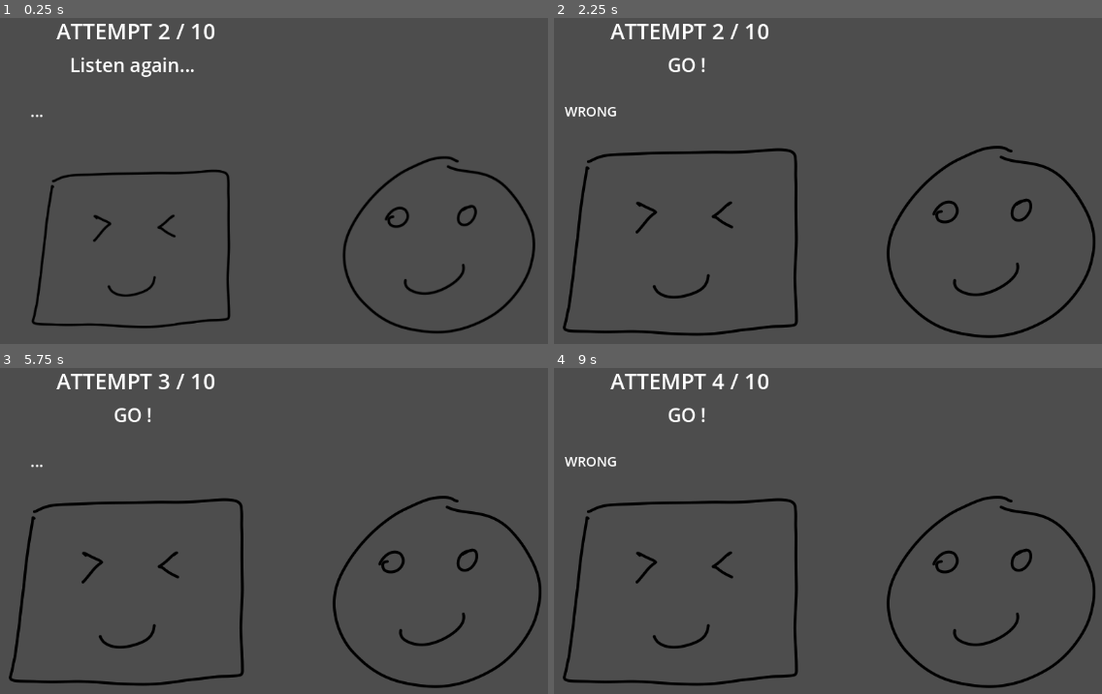
Above: before the commit, frames 1-4 (two rows, left to right).
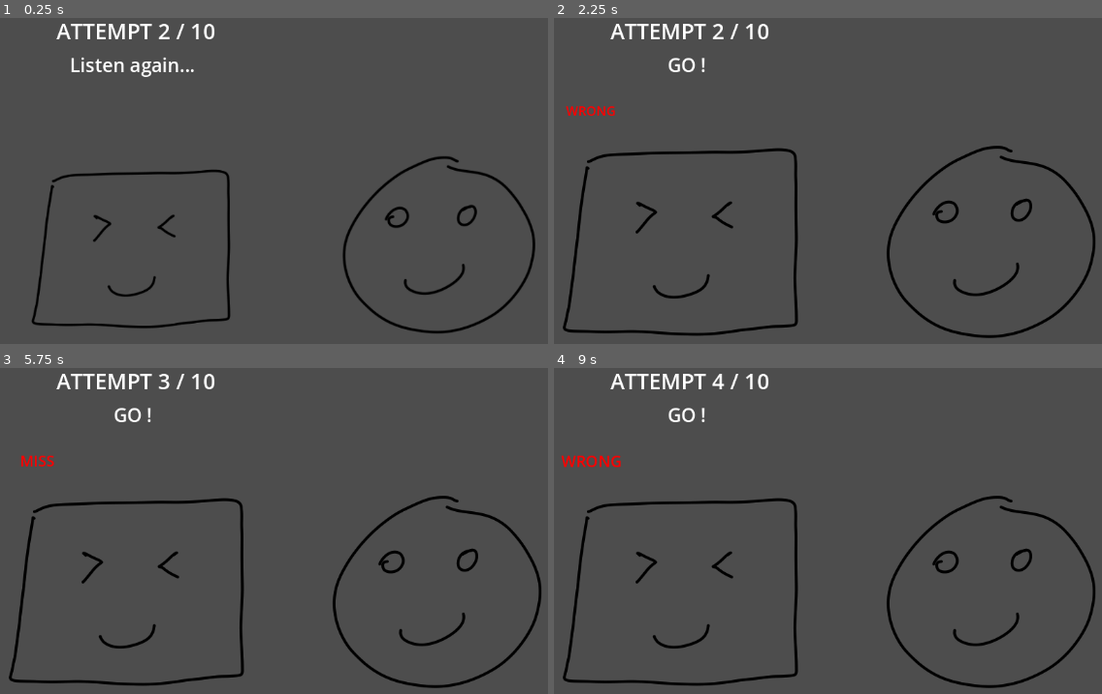
Above: after the commit, the same moments.

Repository: edralzar/gwj-86
Game: Godot game, scene res://scene_1.tscn
The game is run twice, just before and just after one commit, with the same random seed, the same clock (stepped at 60 frames per second) and the same inputs. Sound files missing from this copy of the repository are replaced by a short silence.
Inputs:
- Up to frame 1 (0.25 s): no input
- Up to frame 2 (2.25 s): tap A (Note1) at 0.6 s; tap D (Note2) at 1.35 s; tap Enter at 2 s; tap W (Note3) at 2.1 s
- Up to frame 3 (5.75 s): tap one key every 0.75 s from 2.85 s: S (Note4) A (Note1) D (Note2) W (Note3)
- Up to frame 4 (9 s): tap one key every 0.75 s from 5.85 s: S (Note4) A (Note1) D (Note2) W (Note3) S (Note4)

The runs differ from the first frame. In frame 1, less than 0.1% of the frame differs, in the area x 5-8%, y 29-31%; in frame 2, 0.2%; in frame 3, 0.1%; in frame 4, 0.3%, in the area x 1-13%, y 26-31%.

Commit message:
Judge with 1 beat delay, evaluate from Dict

Diff:
--- a/node_2d.gd
+++ b/node_2d.gd
@@ -18,8 +18,7 @@
 var attempt: int = 0
 var playerTurn: bool = false
 var stop := false
-var lastBeatPlayed: String = ""
-var lastNotePlayed: String = ""
+var beatsPlayed: Dictionary = {}
 
 func _ready() -> void:
 	var beatMs := r.beat_length
@@ -54,6 +53,8 @@
 				oTween.tween_property($Other/Sprite2D, "scale", Vector2(0.9 , 0.9), beatMs * 0.75)
 				oTween.tween_property($Other/Sprite2D, "scale", Vector2(1.0, 1.0), beatMs * 0.25)
 		print("beat %s in attempt %s [total beats %s]" % [beat, attempt, count])
+		if (beat > notes.size()):
+			_judge(beat - 1)
 	)
 	r.beats(1).connect(func(count):
 		var beat = count % beatsPerAttempt
@@ -61,7 +62,9 @@
 		progress.text = "ATTEMPT %d / %d" % [attempt+1, max_attempts]
 		if (not playerTurn):
 			$ListeningListener2D.make_current()
-			judge.text = "..."
+			judge.text = ""
+			judge.label_settings.font_color = Color.WHITE
+			judge.label_settings.outline_color = Color.WHITE
 			guide.text = "Listen..." if (attempt == 0) else "Listen again..."
 			synth.play_note(notes[beat], 4)
 		else:
@@ -85,25 +88,28 @@
 	if (not note):
 		return
 	var beat =  r.current_beat % beatsPerAttempt
-	if (beat < notes.size()):
-		return
 	var curBeat = str(attempt, "-", beat)
-	lastBeatPlayed = curBeat
 	print("Played %s at beat %s" % [note, curBeat])
-	lastNotePlayed = note
+	beatsPlayed[curBeat] = note
 	synth.play_note(note, 3)
-	_judge(beat)
-	#TODO send the note to the judgeddaddadaadad
 
 func _judge(beat: int):
-	if not playerTurn: return
 	var curBeat = str(attempt, "-", beat)
 	print("Judging %s" % curBeat)
-	if (lastBeatPlayed == curBeat and lastNotePlayed == responses[beat - notes.size()]):
+	var beatMs := r.beat_length
+	jTween = get_tree().create_tween()
+	jTween.tween_property(judge.label_settings, "font_size", 18, beatMs / 4)
+	jTween.tween_property(judge.label_settings, "font_size", 24, beatMs /4)
+	var played = beatsPlayed.get(curBeat)
+	if not played:
+		judge.text = "MISS"
+		judge.label_settings.font_color = Color.RED
+		judge.label_settings.outline_color = Color.DARK_RED
+	elif played == responses[beat - notes.size()]:
 		judge.text = "GREAT"
+		judge.label_settings.font_color = Color.GREEN
+		judge.label_settings.outline_color = Color.DARK_GREEN
 	else:
 		judge.text = "WRONG"
-	var beatMs := r.beat_length
-	jTween = get_tree().create_tween()
-	jTween.tween_property(judge.label_settings, "font_size", 18, beatMs / 2)
-	jTween.tween_property(judge.label_settings, "font_size", 24, beatMs /2)
+		judge.label_settings.font_color = Color.RED
+		judge.label_settings.outline_color = Color.DARK_RED
